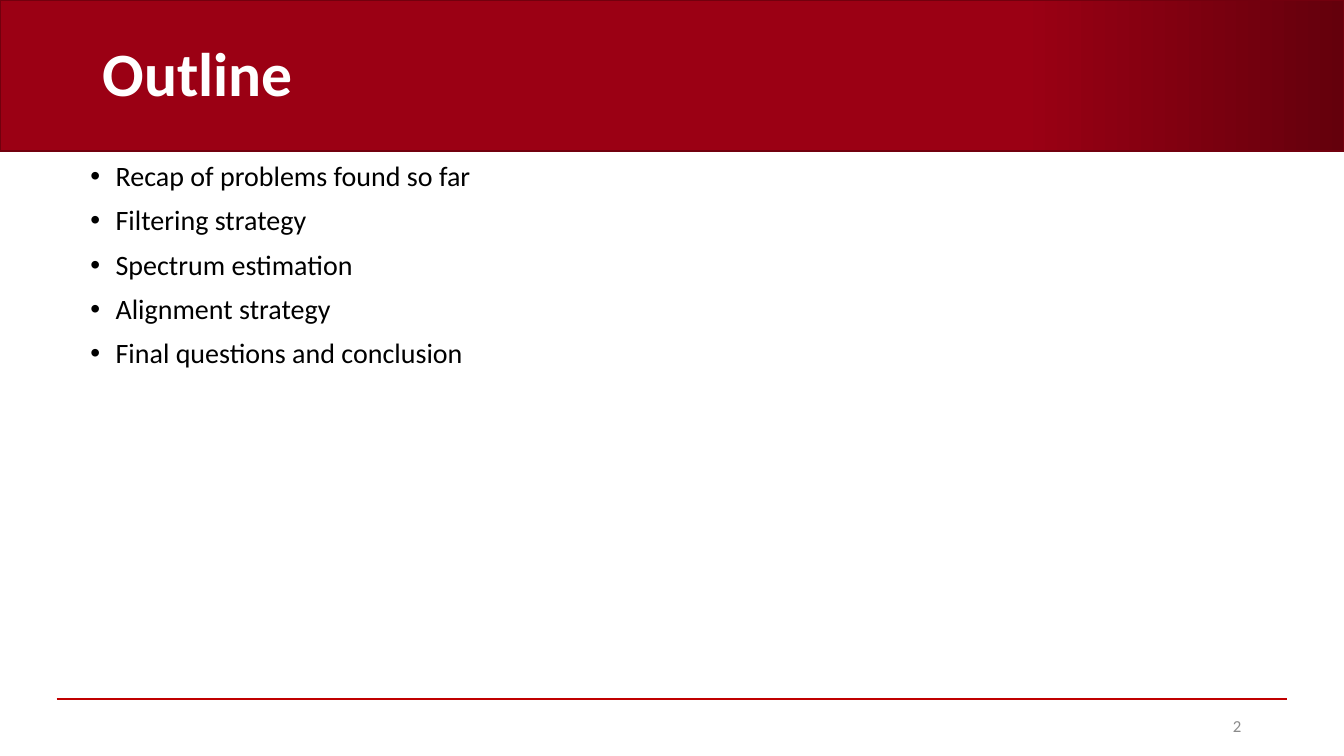
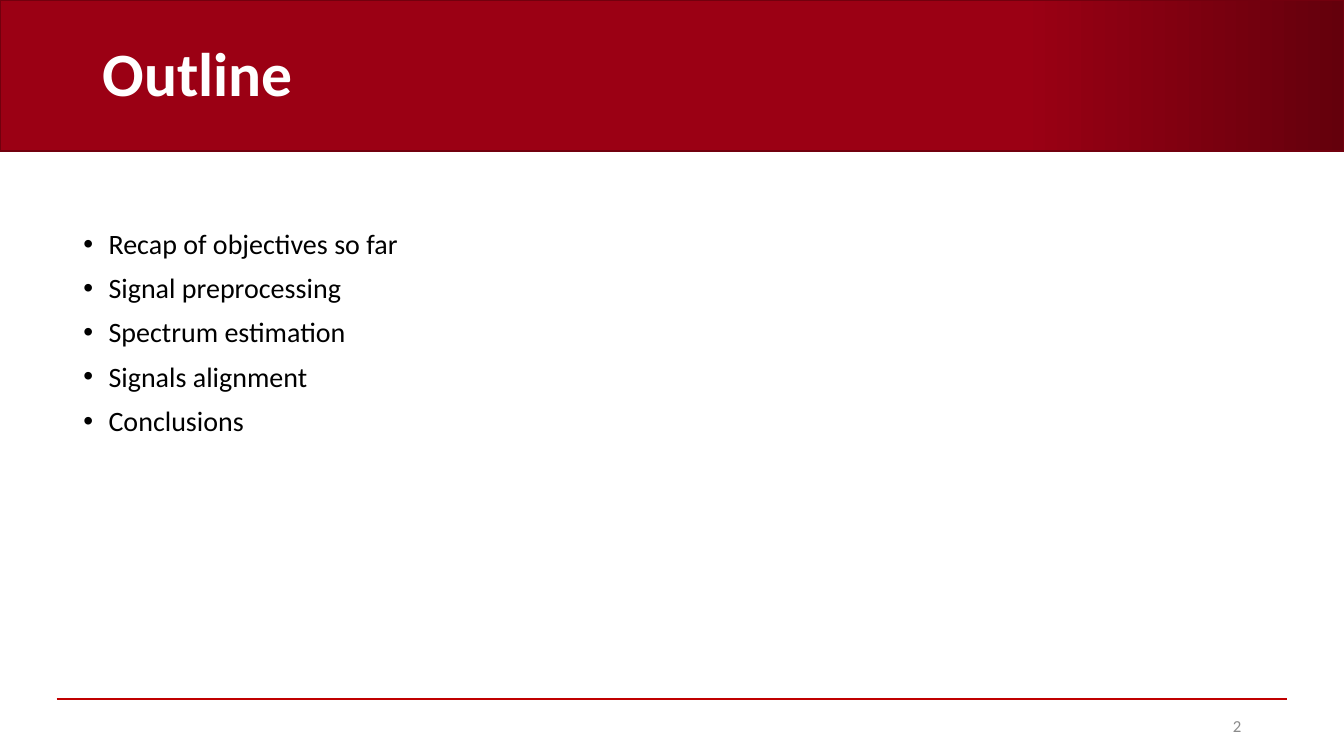
Before and after one commit to AndreaCorrado00/Tesi_magistrale_Corrado_Andrea, a slide deck: slide 2 of Documentation/4. Recap filters-spectrum-alignment .pptx. Drawn at 1344x756 pixels with LibreOffice and Linux fonts; fonts in the diff are those of the drawing; background and template pictures are left out. Boxes give left, top, right and bottom in pixels: in the first picture for what was removed or moved away, otherwise in the second. Text is boxed around its words. In the diff, an @@ line names an element or a change of style, - is before the commit and + after.

Commit message:
recap presentation done

```diff
--- a/Documentation/4. Recap filters-spectrum-alignment .pptx
+++ b/Documentation/4. Recap filters-spectrum-alignment .pptx
@@ text "Recap of objectives so far": place and size @@
-text "Recap of objectives so far" at [116, 166, 470, 368]
+text "Recap of objectives so far" at [109, 234, 397, 432]
@@ text at [109, 234, 397, 303]: text changed @@
-• Recap of problems found so far
-• Filtering strategy
+• Recap of objectives so far
+• Signal preprocessing
@@ text at [109, 367, 307, 432]: text changed @@
-• Alignment strategy
-• Final questions and conclusion
+• Signals alignment
+• Conclusions
```
Also in this commit, not shown: 7 other slides changed, 7 slides added, 3 slides removed.
